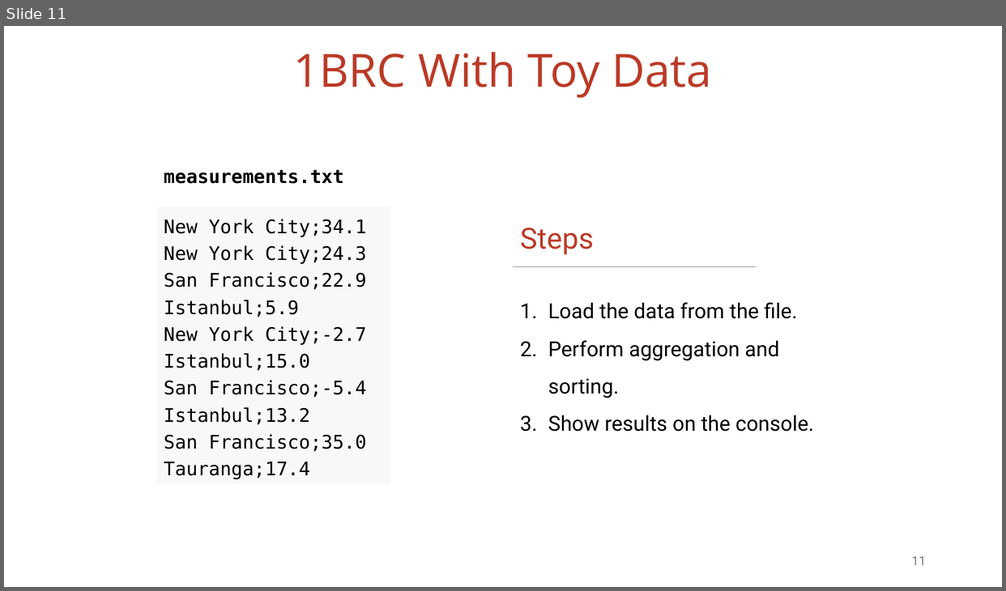
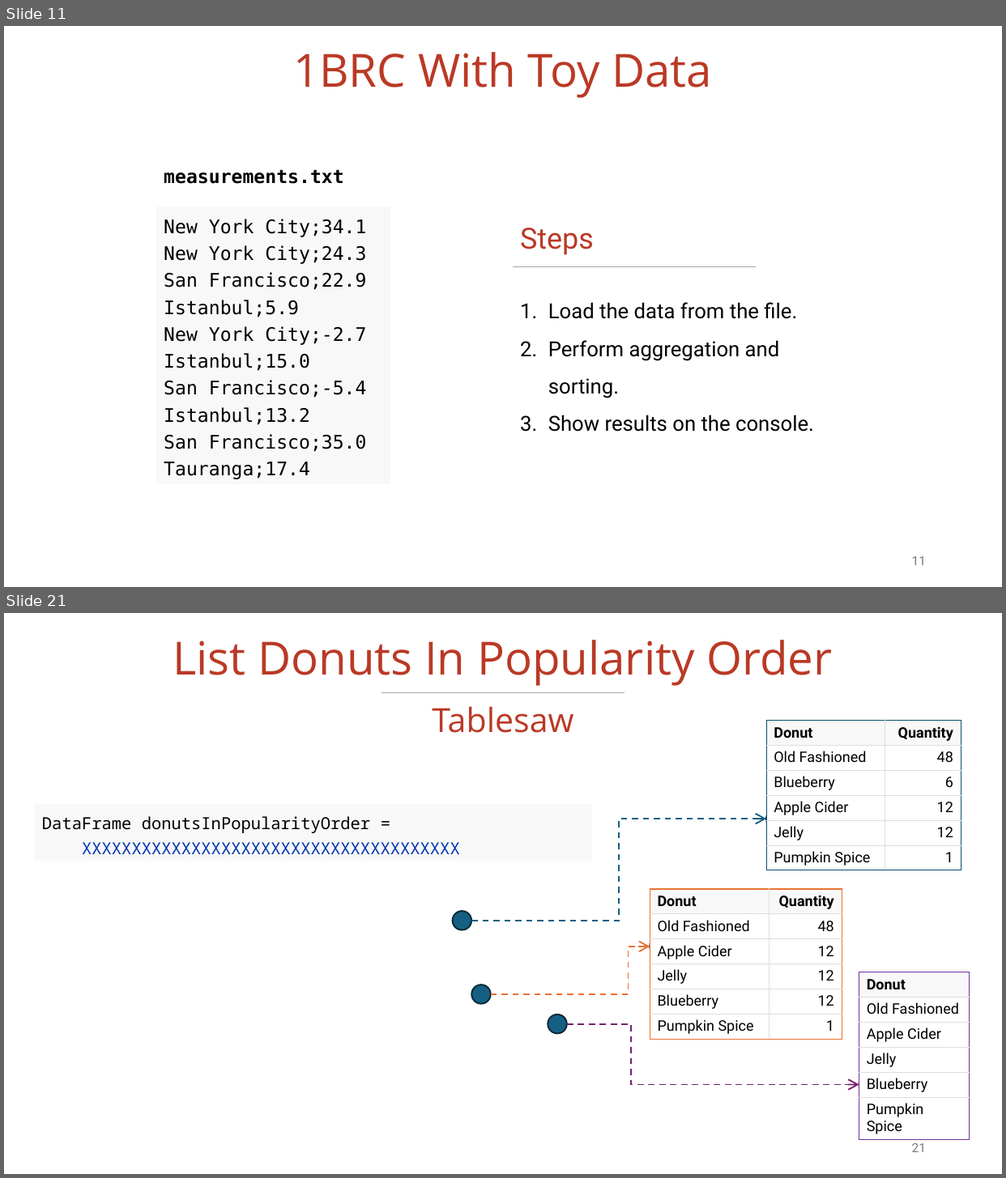
Before and after one commit to vmzakharov/missing-dataframe-talk, a slide deck: presentation/Missing_Dataframe_Short.pptx. Shown one above the other, each under a label of ours: slide 11 before the commit, slides 11 and 21 after it; the slides between them are not shown. The pictures are 1006x591 and 1006x1178 pixels, drawn with LibreOffice and Linux fonts; fonts in the diff are those of the drawing. Boxes give left, top, right and bottom in pixels: in the first picture for what was removed or moved away, otherwise in the second. Text is boxed around its words. In the diff, an @@ line names an element or a change of style, - is before the commit and + after.

```diff
--- a/presentation/Missing_Dataframe_Short.pptx
+++ b/presentation/Missing_Dataframe_Short.pptx
@@ slide 21 added at bbox=[4, 613, 1002, 1174], background #FFFFFF @@
@@ title added at bbox=[172, 640, 832, 686], 44 pt, text #BA3925 @@
+List Donuts In Popularity Order
@@ line added from (381, 693) to (624, 693), #A6A6A6 1 pt @@
@@ text added at bbox=[432, 706, 573, 733], 32 pt, text #BA3925 @@
+Tablesaw
@@ table added at bbox=[767, 721, 961, 871], 6 rows, 2 columns @@
+Donut | Quantity
+Old Fashioned | 48
+Blueberry | 6
+Apple Cider | 12
+Jelly | 12
+Pumpkin Spice | 1
@@ rectangle added at bbox=[35, 805, 592, 861], fill #F8F8F8, 16 pt, text #0033B3 @@
+DataFrame donutsInPopularityOrder =
+XXXXXXXXXXXXXXXXXXXXXXXXXXXXXXXXXXXXXX
@@ elbow arrow added from (472, 921) to (766, 819), #156082 1.5 pt dashed @@
@@ ellipse added at bbox=[766, 809, 785, 828], fill #156082, outline #092A39 1.5 pt @@
@@ table added at bbox=[650, 889, 842, 1039], 6 rows, 2 columns @@
+Donut | Quantity
+Old Fashioned | 48
+Apple Cider | 12
+Jelly | 12
+Blueberry | 12
+Pumpkin Spice | 1
@@ ellipse added at bbox=[453, 911, 471, 930], fill #156082, outline #092A39 1.5 pt @@
@@ elbow arrow added from (491, 995) to (650, 947), #E97132 1.5 pt dashed @@
@@ ellipse added at bbox=[650, 937, 669, 956], fill #156082, outline #092A39 1.5 pt @@
@@ table added at bbox=[859, 973, 969, 1138], 6 rows, 1 columns @@
+Donut
+Old Fashioned
+Apple Cider
+Jelly
+Blueberry
+Pumpkin Spice
@@ ellipse added at bbox=[472, 985, 491, 1003], fill #156082, outline #092A39 1.5 pt @@
@@ ellipse added at bbox=[548, 1015, 567, 1033], fill #156082, outline #092A39 1.5 pt @@
@@ elbow arrow added from (567, 1024) to (859, 1084), #78206E 1.5 pt dashed @@
@@ ellipse added at bbox=[859, 1076, 878, 1094], fill #156082, outline #092A39 1.5 pt @@
@@ page number added at bbox=[912, 1144, 926, 1152], 12 pt, text #797979 @@
+21
```
Also in this commit, not shown: 7 slides changed, 12 other slides added, 2 other files.
